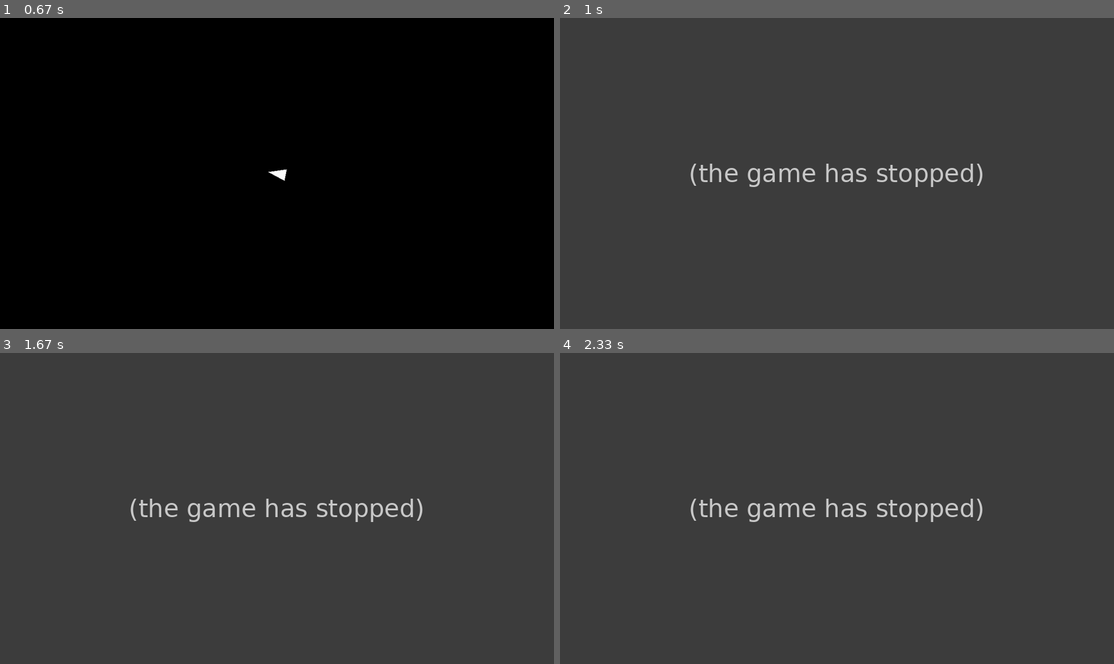
Above: before the commit, frames 1-4 (two rows, left to right).
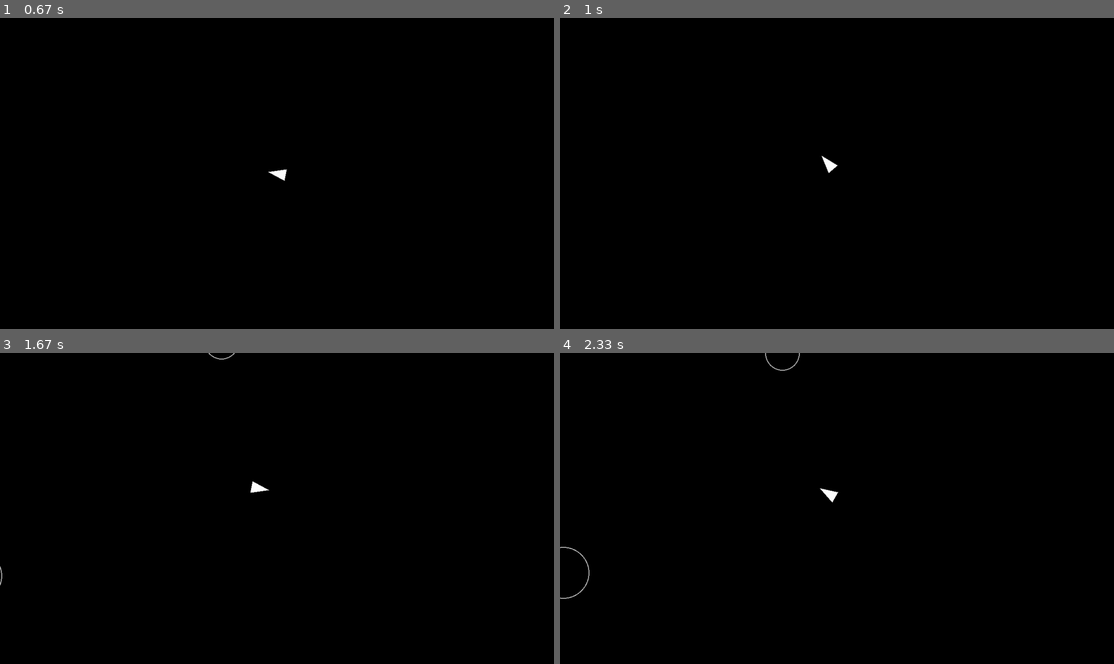
Above: after the commit, the same moments.

Repository: love2ride/pygame_asteroids
Game: pygame game, started from main.py
Two runs of this game, one before a commit and one after it. Both use one fixed random seed, a clock stepped at 60 frames per second and the inputs below.
Inputs:
- Up to frame 1 (0.67 s): hold Right from 0.33 s (still down)
- Up to frame 2 (1 s): release Right at 0.8 s; hold Up from 0.83 s (still down)
- Up to frame 3 (1.67 s): release Up at 1.13 s; hold Right 1.17-1.63 s
- Up to frame 4 (2.33 s): hold Left 1.67-2.2 s; hold Down from 2.23 s (still down)

Frame 1 is identical in both runs. In frame 2, 100% of the frame differs, in the area x 0-100%, y 0-100%; in frame 3, 100%; in frame 4, 100%.
Error before the commit: AttributeError: 'Group' object has no attribute 'append' (asteroid.py line 10); the game stopped at 0.8 s (later frames are placeholders)

Commit message:
player groups

Diff:
--- a/asteroid.py
+++ b/asteroid.py
@@ -7,7 +7,7 @@
     def __init__(self, x, y, radius):
         super().__init__(x, y, radius)
         for group in self.containers:
-            group.append(self)
+            group.add(self)
 
     def update(self, dt):
         self.position += self.velocity * dt
